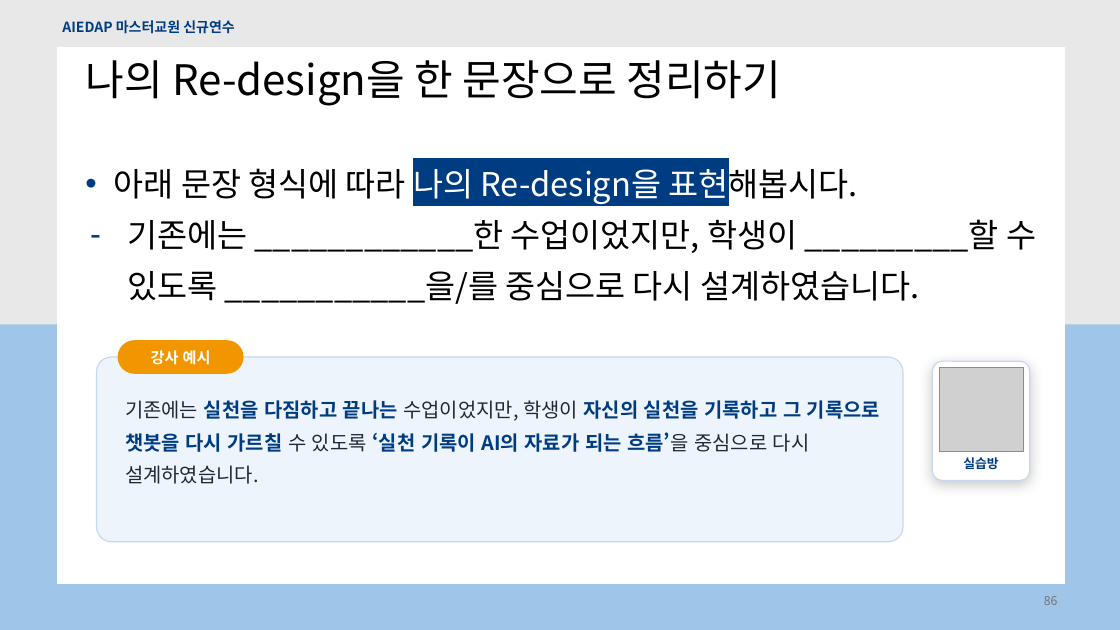
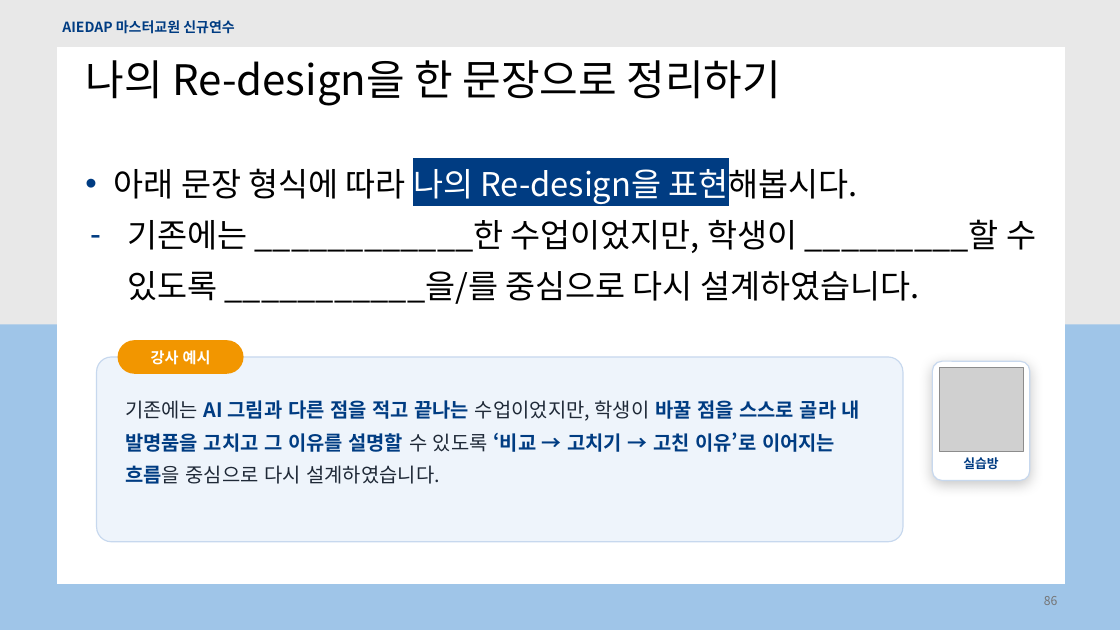
Before and after one commit to hongdonedu/fungigame2026, a slide deck: slide 86 of aiedap/files/m4_choi_1108.pptx. Drawn at 1120x630 pixels with LibreOffice and Linux fonts; fonts in the diff are those of the drawing; grey boxes stand for pictures; background and template pictures are left out. Boxes give left, top, right and bottom in pixels: in the first picture for what was removed or moved away, otherwise in the second. Text is boxed around its words. In the diff, an @@ line names an element or a change of style, - is before the commit and + after.

```diff
--- a/aiedap/files/m4_choi_1108.pptx
+++ b/aiedap/files/m4_choi_1108.pptx
@@ text at <box>125,400,860,484</box>: text changed @@
-기존에는 실천을 다짐하고 끝나는 수업이었지만, 학생이 자신의 실천을 기록하고 그 기록으로 챗봇을 다시 가르칠 수 있도록 ‘실천 기록이 AI의 자료가 되는 흐름’을 중심으로 다시 설계하였습니다.
+기존에는 AI 그림과 다른 점을 적고 끝나는 수업이었지만, 학생이 바꿀 점을 스스로 골라 내 발명품을 고치고 그 이유를 설명할 수 있도록 ‘비교 → 고치기 → 고친 이유’로 이어지는 흐름을 중심으로 다시 설계하였습니다.
```
Also in this commit, not shown: 10 other slides changed.
